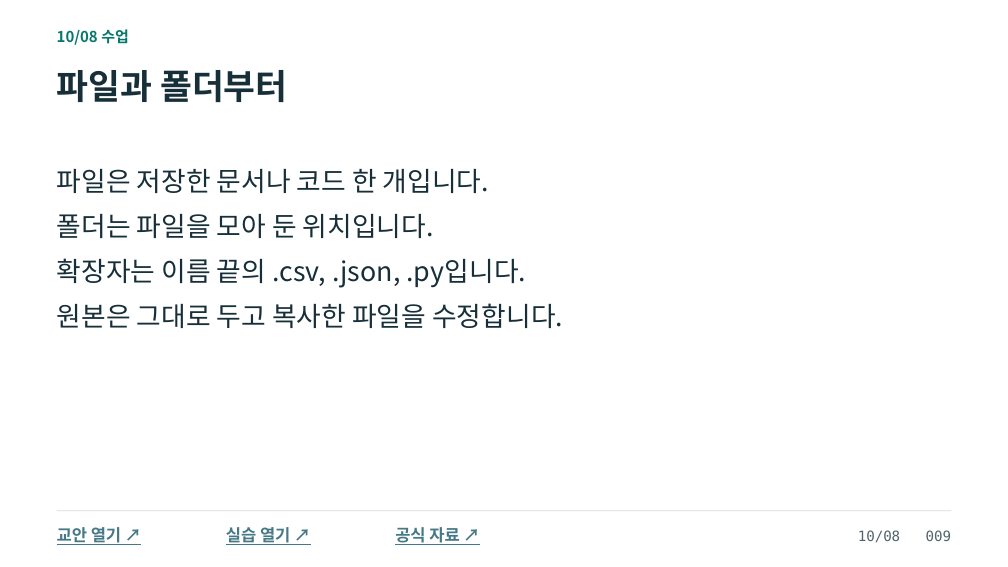
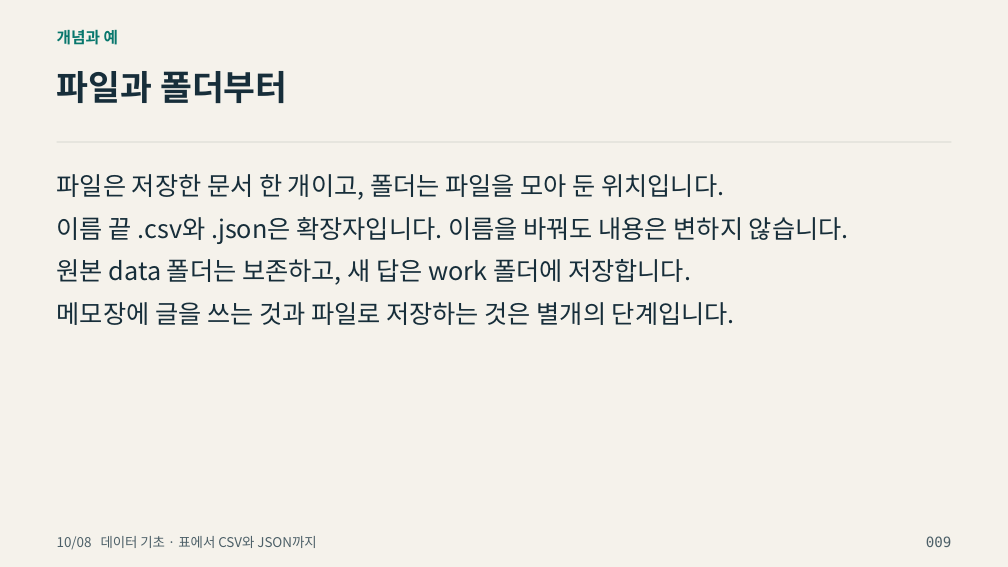
Before and after one commit to zeusk302-png/kdigital-physical-ai, a slide deck: slide 9 of downloads/2026-10-08/readable-slides.pptx. Drawn at 1008x567 pixels with LibreOffice and Linux fonts; fonts in the diff are those of the drawing; background and template pictures are left out. Boxes give left, top, right and bottom in pixels: in the first picture for what was removed or moved away, otherwise in the second. Text is boxed around its words. In the diff, an @@ line names an element or a change of style, - is before the commit and + after.

```diff
--- a/downloads/2026-10-08/readable-slides.pptx
+++ b/downloads/2026-10-08/readable-slides.pptx
@@ background #FFFFFF to picture (left out) @@
@@ text at [57, 29, 118, 45]: text changed; size 14.2 to 15 pt; text colour #08786F to #08776D @@
-10/08 수업
+개념과 예
@@ text "파일과 폴더부터" at [57, 71, 287, 103]: text colour #172F39 to #172E3A @@
@@ rectangle added at [57, 142, 951, 143], fill #CDCFC7 @@
@@ text at [57, 174, 724, 200]: text changed; size 25.5 to 24 pt; text colour #172F39 to #172E3A @@
-파일은 저장한 문서나 코드 한 개입니다.
+파일은 저장한 문서 한 개이고, 폴더는 파일을 모아 둔 위치입니다.
@@ text at [57, 217, 849, 244]: text changed; size 25.5 to 24 pt; text colour #172F39 to #172E3A @@
-원본은 그대로 두고 복사한 파일을 수정합니다.
+이름 끝 .csv와 .json은 확장자입니다. 이름을 바꿔도 내용은 변하지 않습니다.
@@ text removed at [57, 214, 434, 238] @@
-폴더는 파일을 모아 둔 위치입니다.
@@ text at [57, 259, 691, 285]: text changed; size 25.5 to 24 pt; text colour #172F39 to #172E3A @@
-확장자는 이름 끝의 .csv, .json, .py입니다.
+원본 data 폴더는 보존하고, 새 답은 work 폴더에 저장합니다.
@@ text added at [57, 302, 735, 325], 24 pt, text #172E3A @@
+메모장에 글을 쓰는 것과 파일로 저장하는 것은 별개의 단계입니다.
@@ text at [57, 536, 316, 549]: text changed; size 15.8 to 12.8 pt; text colour #467886 to #4D6068; bold off @@
-실습 열기 ↗
+10/08 데이터 기초 · 표에서 CSV와 JSON까지
@@ rectangle removed at [57, 510, 951, 511] @@
@@ text removed at [57, 527, 121, 545] @@
-교안 열기 ↗
@@ text removed at [395, 527, 459, 545] @@
-공식 자료 ↗
@@ text at [926, 536, 951, 547]: text changed; text colour #52636B to #4D6068 @@
-10/08 009
+009
```
Also in this commit, not shown: 52 other slides changed, 54 slides added, 52 slides removed, 11 other files.
